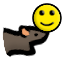
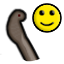
Two versions of the same layered image (64px x 64px). Layer-by-layer changes:
added layer "SnakeHiss" above "ReptileHiss" over [0, 8, 41, 62]
hid "Squeak" over [2, 24, 50, 58]
